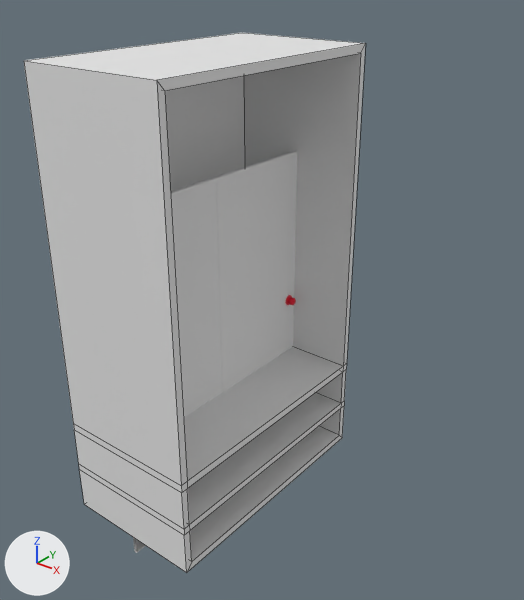
The FBX model Content/LevelAssets/Wardrobe/wardrobe.fbx as it was, and as the next commit left it.
Camera for both pictures: a 50 mm camera at (2.48, -2.69, 2.94) aimed at (0.12, 0.26, 1.12). Lighting does not change. The marker at lower left points along +X, +Y and +Z. Mesh edges are drawn as thin lines on the coarser meshes. Where no turn or scale is listed for an object, it has been applied to the vertices. Vertices at the same position are counted once.

Objects in the first picture: 'DoorLeft', 'DoorRight', 'Wardrobe'.
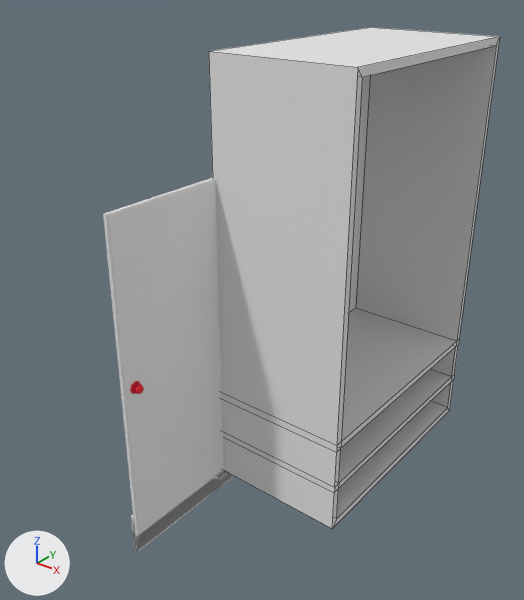
Where the newer file only moved an object's origin or applied its transform, the numbers keep the older frame.

Where the change shows, as pixel boxes [x1, y1, x2, y2] in the pictures (524 x 600 px):
'Wardrobe', rescaled (15% narrower, 7% shorter)
    before: [24, 33, 365, 573]
    after: [209, 27, 500, 529]
'DoorRight', unchanged, uncovered by the edit
    before: [171, 178, 222, 418]
    after: [103, 178, 224, 536]
'DoorLeft', unchanged, covered by the edit
    before: [213, 151, 297, 392]

The change in detail:
me_base has 48 vertices, 48 faces and spans x -1.0..1.0, y -1.79..1.79, z 0.0..6.0.
me_base is used by ob_wardrobe; location (0.0, 0.0, 0.0); scale (0.417, 0.417, 0.417).
me_base part 1: the whole mesh is scaled about its middle by 0.417, then moved by (0.42, 0.74, -1.75).
Object 'Wardrobe' (ob_wardrobe) is rescaled from (0.417, 0.417, 0.417) to (1.0, 1.0, 1.0).
